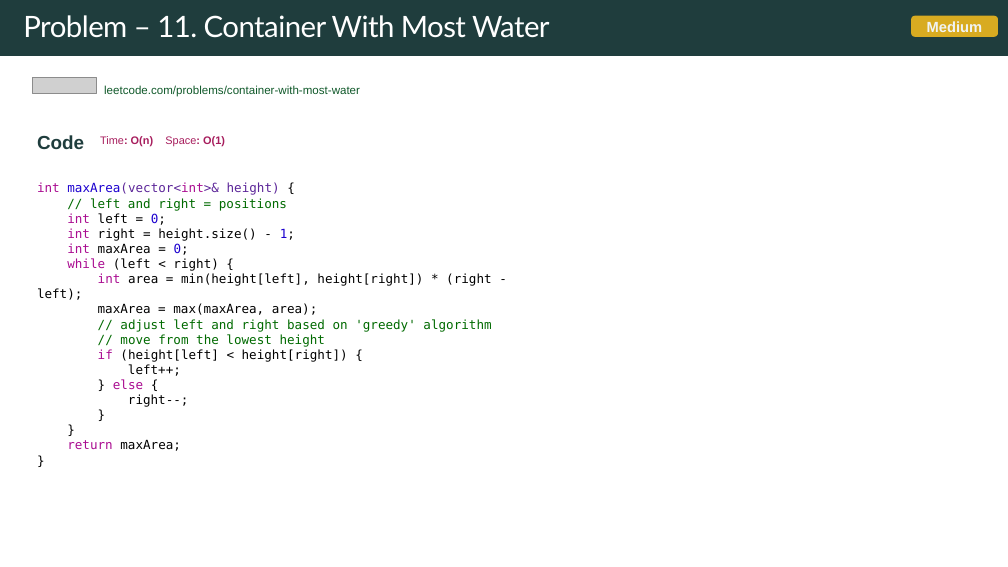
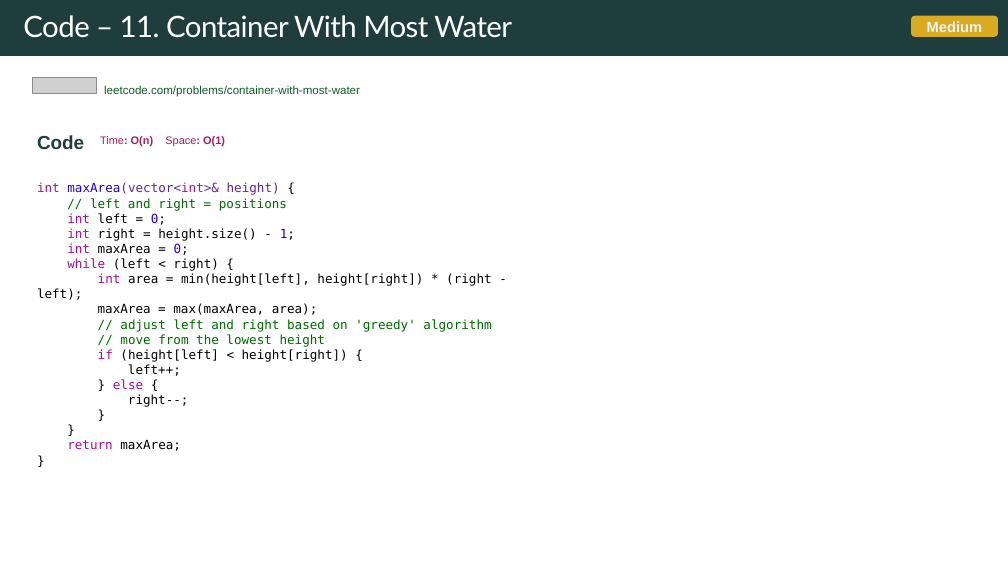
Before and after one commit to rfdavid/coding-interview-handbook-cpp, a slide deck: slide 63 of Algorithm and problem Solving Cheatsheet.pptm. Drawn at 1008x567 pixels with LibreOffice and Linux fonts; fonts in the diff are those of the drawing; grey boxes stand for pictures. Boxes give left, top, right and bottom in pixels: in the first picture for what was removed or moved away, otherwise in the second. Text is boxed around its words. In the diff, an @@ line names an element or a change of style, - is before the commit and + after.

Commit message:
added more problems

```diff
--- a/Algorithm and problem Solving Cheatsheet.pptm
+++ b/Algorithm and problem Solving Cheatsheet.pptm
@@ title at [23, 15, 512, 38]: text changed @@
-Problem – 11. Container With Most Water
+Code – 11. Container With Most Water
```
Also in this commit, not shown: 8 other slides changed, 4 slides added, 14 other files.
